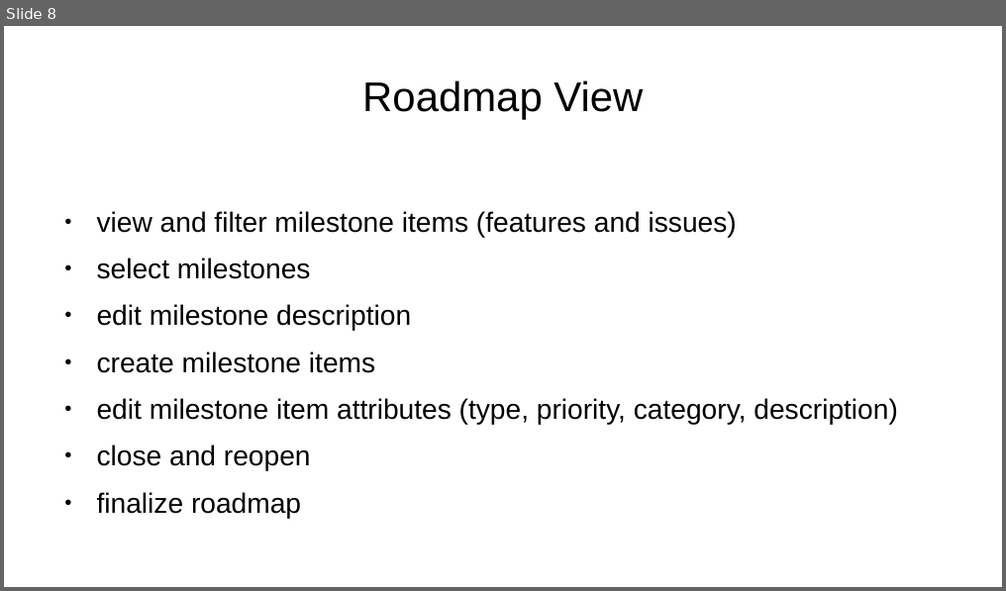
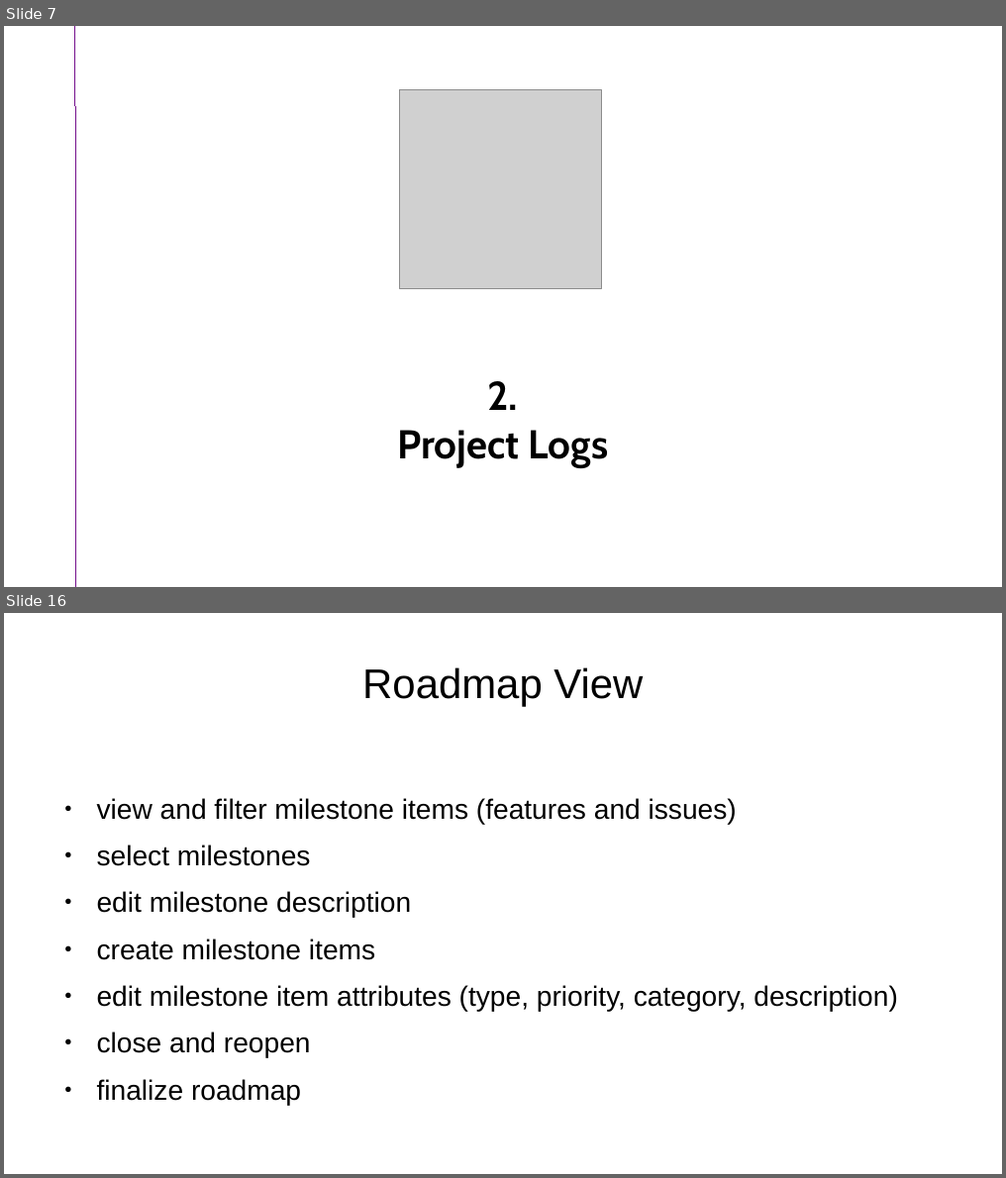
Before and after one commit to skriticos/nelia1, a slide deck: video/nelia1-presentation.odp. Shown one above the other, each under a label of ours: slide 8 before the commit, slides 7 and 16 after it; the slides between them are not shown. The pictures are 1006x591 and 1006x1178 pixels, drawn with LibreOffice and Linux fonts; fonts in the diff are those of the drawing; grey boxes stand for pictures. Boxes give left, top, right and bottom in pixels: in the first picture for what was removed or moved away, otherwise in the second. Text is boxed around its words. In the diff, an @@ line names an element or a change of style, - is before the commit and + after.

```diff
--- a/video/nelia1-presentation.odp
+++ b/video/nelia1-presentation.odp
@@ slide 7 added at <box>4,26,1002,587</box>, background #FFFFFF @@
@@ line added from (75, 26) to (75, 587), #74108C 0 pt @@
@@ picture added at <box>400,90,602,289</box> @@
@@ subtitle added at <box>397,381,608,469</box>, 32 pt, text #000000, bold @@
+2.
+Project Logs
@@ what was slide 8 is now slide 16 @@
```
Also in this commit, not shown: 3 slides changed, 12 other slides added, 5 slides removed.
